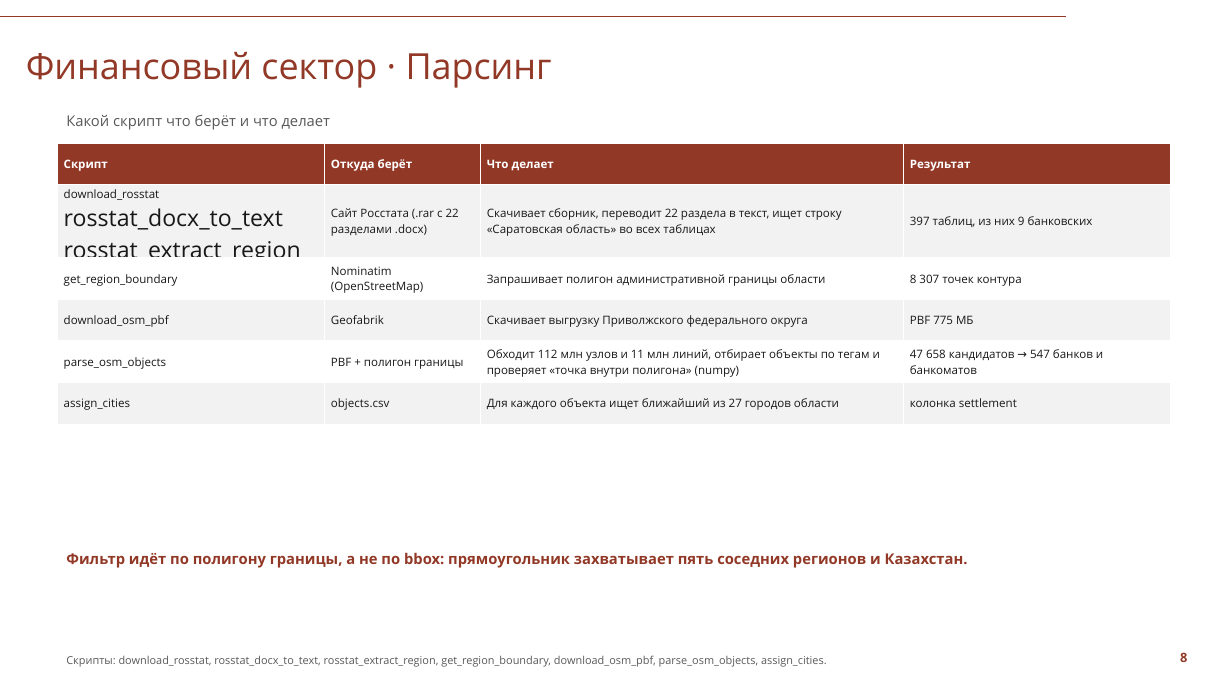
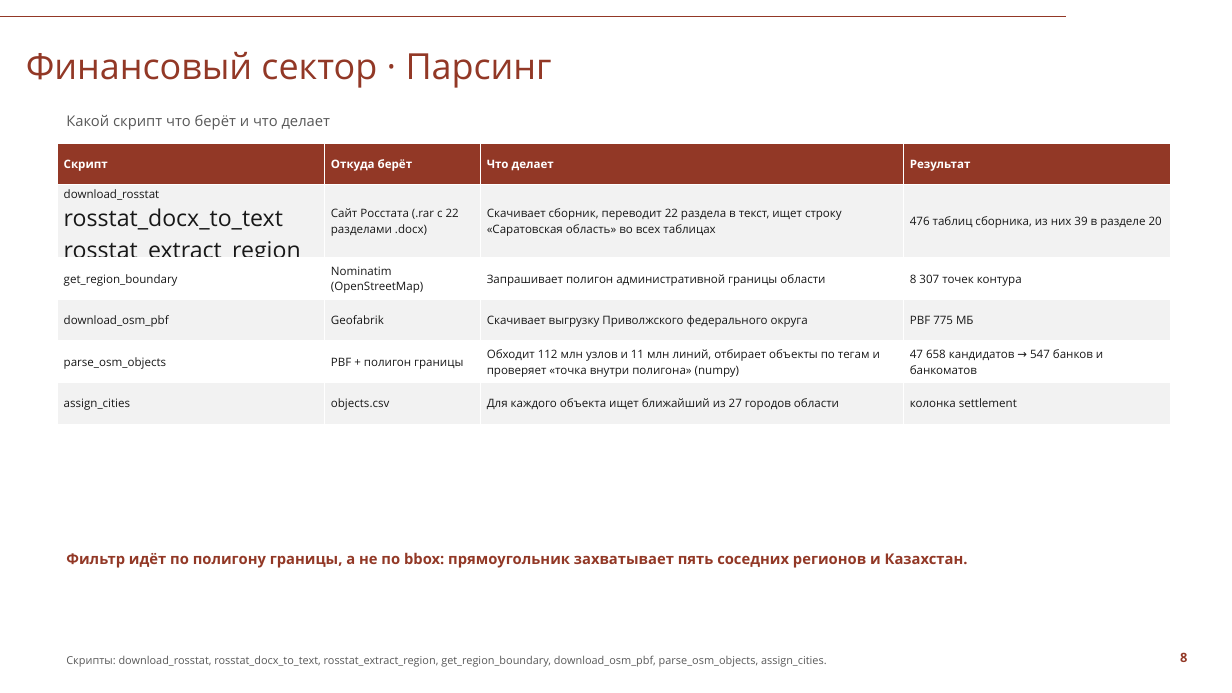
Before and after one commit to Seabas1/Analysis-of-regions, a slide deck: slide 8 of Саратовская_область_презентация_СПбГУ.pptx. Drawn at 1232x693 pixels with LibreOffice and Linux fonts; fonts in the diff are those of the drawing; background and template pictures are left out. Boxes give left, top, right and bottom in pixels: in the first picture for what was removed or moved away, otherwise in the second. Text is boxed around its words. In the diff, an @@ line names an element or a change of style, - is before the commit and + after.

Commit message:
Структура по сферам: общий сбор данных + аналитика по каждой сфере
- scripts/steps/ — общий слой: скачивание и парсинг (9 скриптов)
- overview.py, finance.py, labor.py, goods.py — аналитика по сферам
- rosstat_values.py — числа Росстата читаются из выборки по номеру таблицы,
  году и подписи столбца, а не хранятся в коде
- фильтр региона исправлен: 397 -> 476 таблиц (искали только в первой ячейке)
- номера таблиц и шапка сохраняются в saratov_tables.json
- уточнены числа: зарплата указана у 99,8% вакансий, 1-й квартиль 28 500,
  средняя 45 349; aggregate.py заменён на labor.py и goods.py

```diff
--- a/Саратовская_область_презентация_СПбГУ.pptx
+++ b/Саратовская_область_презентация_СПбГУ.pptx
@@ table at <box>57,143,1171,414</box> @@
-row 2, column 4: 397 таблиц, из них 9 банковских
+row 2, column 4: 476 таблиц сборника, из них 39 в разделе 20
```
Also in this commit, not shown: 3 other slides changed, 26 other files.
